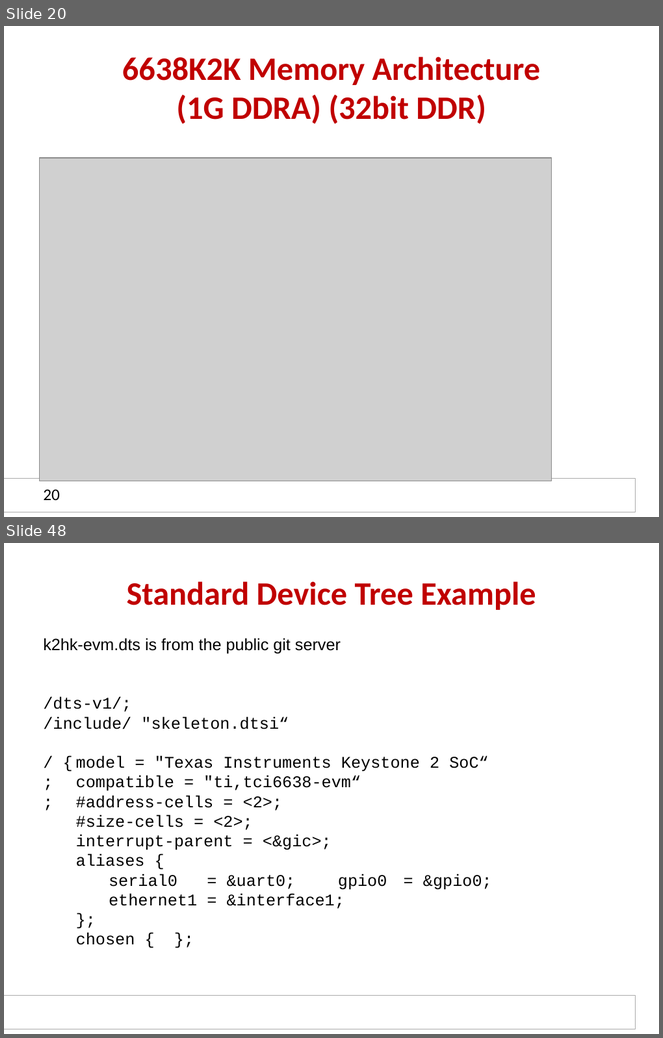
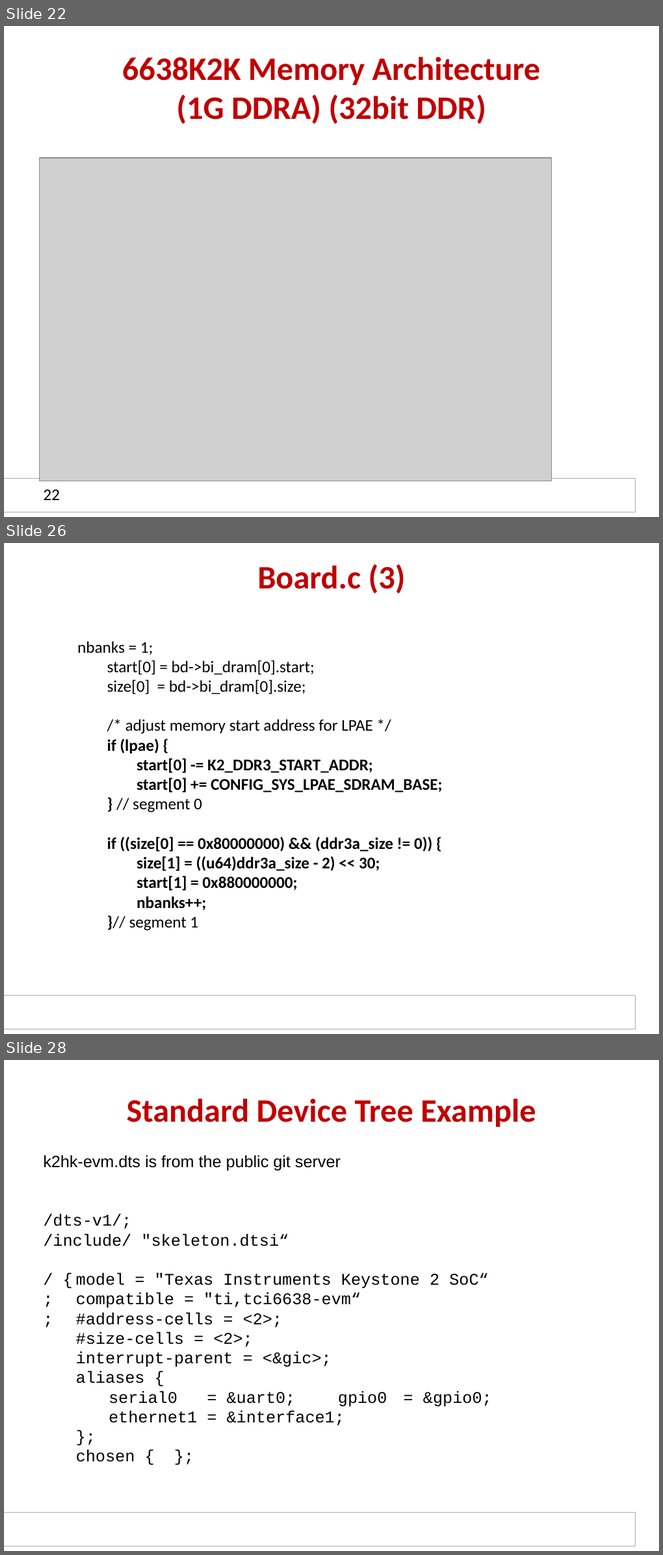
Before and after one commit to hari1989/keystone-workshop, a slide deck: slides/KeyStone ARM DSP.pptx. Shown one above the other, each under a label of ours: slides 20 and 48 before the commit, slides 22, 26 and 28 after it; the slides between them are not shown. The pictures are 663x1038 and 663x1555 pixels, drawn with LibreOffice and Linux fonts; fonts in the diff are those of the drawing; grey boxes stand for pictures; background and template pictures are left out. Boxes give left, top, right and bottom in pixels: in the first picture for what was removed or moved away, otherwise in the second. Text is boxed around its words. In the diff, an @@ line names an element or a change of style, - is before the commit and + after.

```diff
--- a/slides/KeyStone ARM DSP.pptx
+++ b/slides/KeyStone ARM DSP.pptx
@@ slide 26 added at bbox=[4, 543, 659, 1034], background #FFFFFF; not listed: 1 template element that a slide beside it also shows @@
@@ title added at bbox=[258, 564, 406, 594], 36 pt, text #C00000, bold @@
+Board.c (3)
@@ text added at bbox=[77, 641, 443, 931], 18 pt, text #000000, bold @@
+nbanks = 1;
+start[0] = bd->bi_dram[0].start;
+size[0] = bd->bi_dram[0].size;
+/* adjust memory start address for LPAE */
+if (lpae) {
+start[0] -= K2_DDR3_START_ADDR;
+start[0] += CONFIG_SYS_LPAE_SDRAM_BASE;
+} // segment 0
+if ((size[0] == 0x80000000) && (ddr3a_size != 0)) {
+size[1] = ((u64)ddr3a_size - 2) << 30;
+start[1] = 0x880000000;
+nbanks++;
+}// segment 1
@@ what was slide 20 is now slide 22 @@
@@ page number at bbox=[43, 489, 60, 500]: text changed @@
-20
+22
@@ what was slide 48 is now slide 28 @@
```
Also in this commit, not shown: 6 slides changed, 3 other slides added, 9 slides removed.
